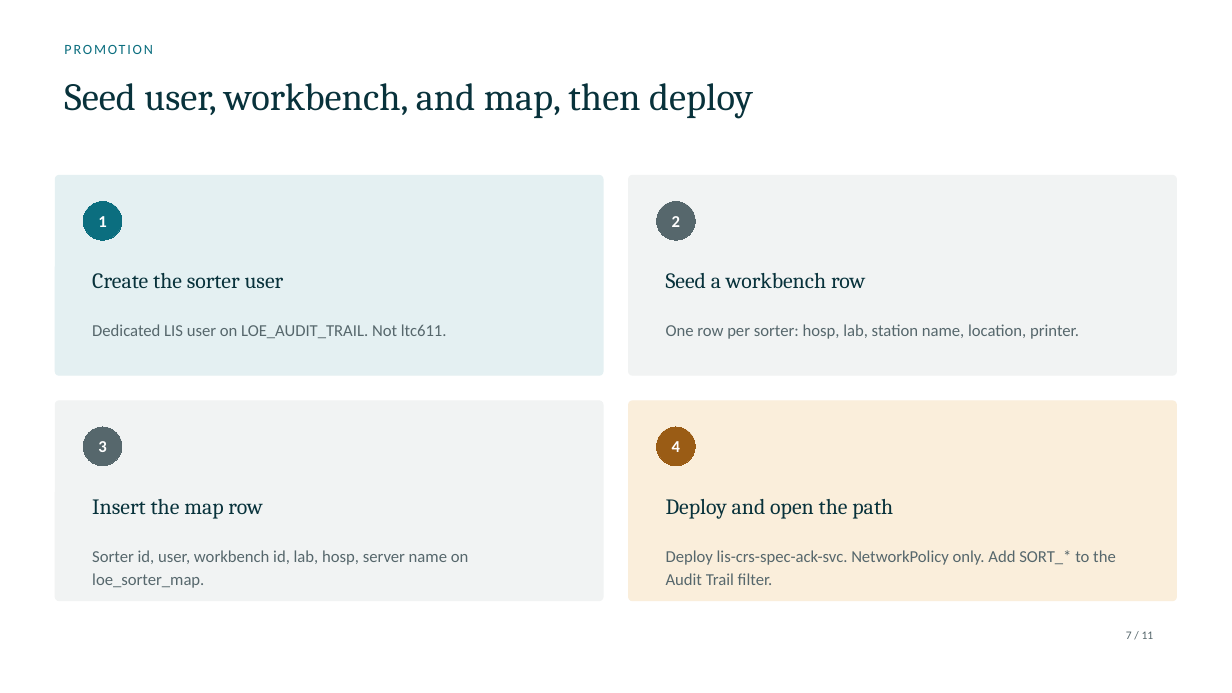
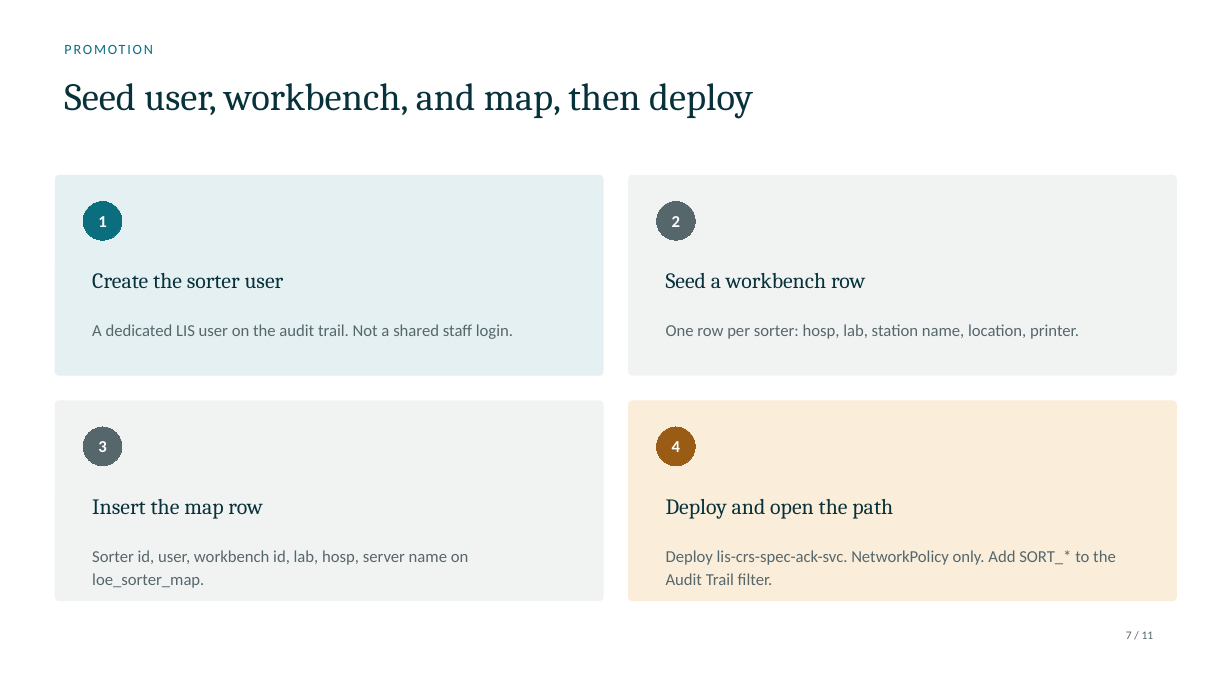
Before and after one commit to DragonChong/HA-Notes, a slide deck: slide 7 of SDLC/Projects/TMP-specimen-sorter-api — Specimen Sorter API/assets/Specimen Sorter API.pptx. Drawn at 1232x693 pixels with LibreOffice and Linux fonts; fonts in the diff are those of the drawing. Boxes give left, top, right and bottom in pixels: in the first picture for what was removed or moved away, otherwise in the second. Text is boxed around its words. In the diff, an @@ line names an element or a change of style, - is before the commit and + after.

```diff
--- a/SDLC/Projects/TMP-specimen-sorter-api — Specimen Sorter API/assets/Specimen Sorter API.pptx
+++ b/SDLC/Projects/TMP-specimen-sorter-api — Specimen Sorter API/assets/Specimen Sorter API.pptx
@@ text at [92,324,513,339]: text changed @@
-Dedicated LIS user on LOE_AUDIT_TRAIL. Not ltc611.
+A dedicated LIS user on the audit trail. Not a shared staff login.
```
Also in this commit, not shown: 7 other slides changed, 1 slide added, 1 slide removed, 3 other files.
